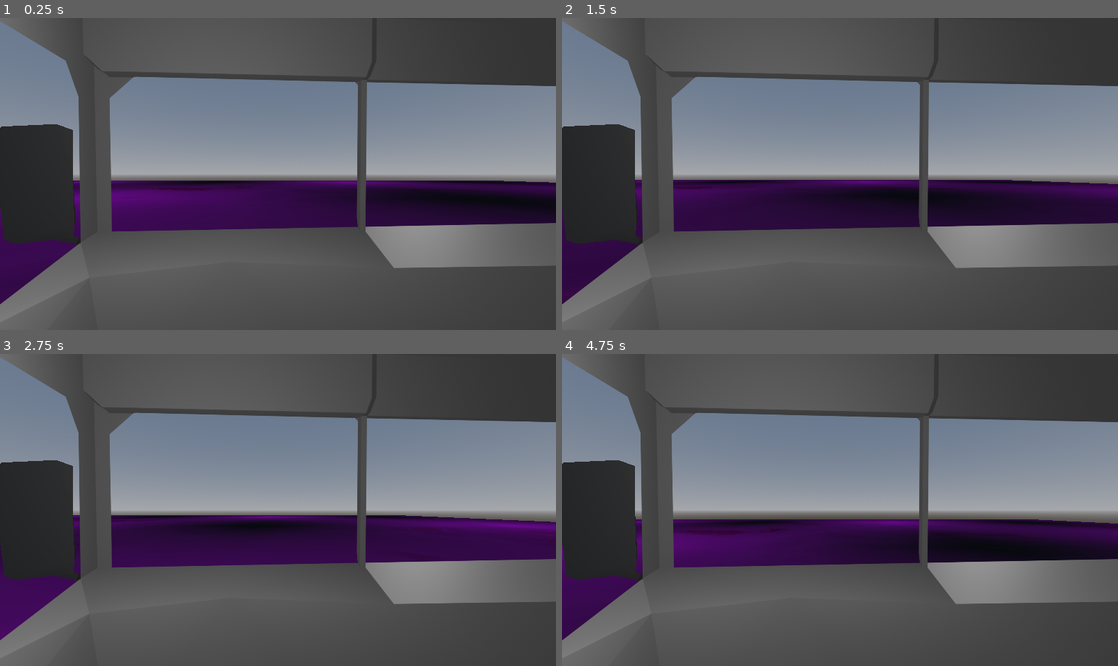
Above: before the commit, frames 1-4 (two rows, left to right).
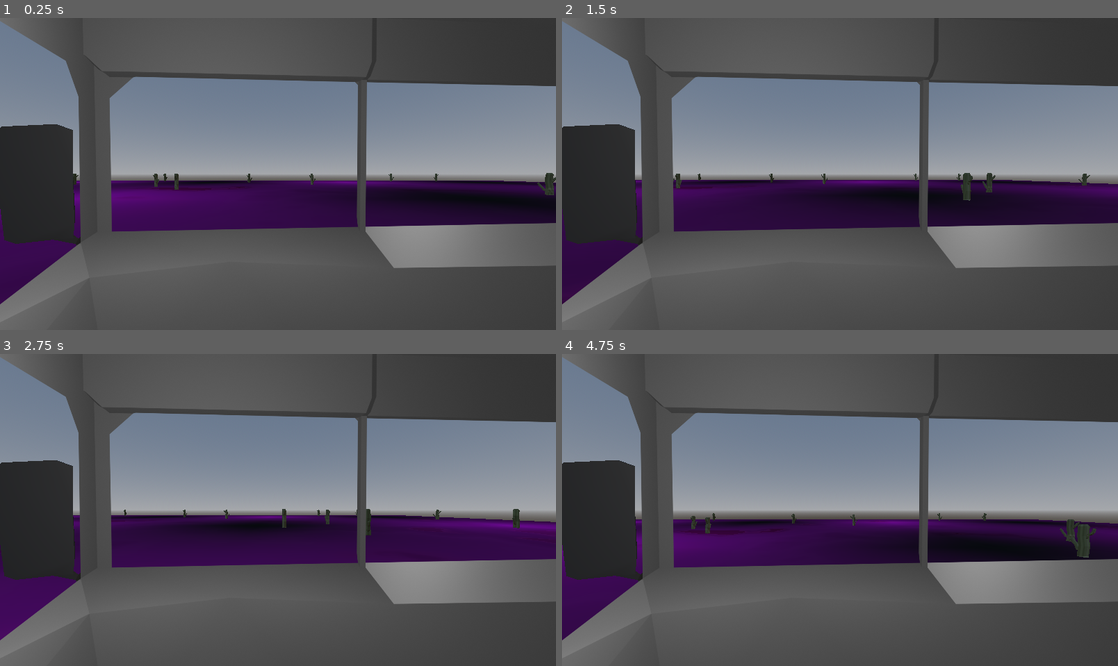
Above: after the commit, the same moments.

Repository: scarvey01/INSANITY-GAME
Game: Godot game, scene res://node_3d.tscn
Two runs of this game, one before a commit and one after it. Both use one fixed random seed, a clock stepped at 60 frames per second and the inputs below.
Inputs:
- Up to frame 1 (0.25 s): no input
- Up to frame 2 (1.5 s): tap Enter (ui_accept) at 0.5, 0.77 s; hold D (drive_right) 0.53-1.28 s; hold S (drive_backward) from 1.28 s (still down)
- Up to frame 3 (2.75 s): tap Enter (ui_accept) at 1.52 s; release S (drive_backward) at 2.03 s; hold D (drive_right) from 2.03 s (still down)
- Up to frame 4 (4.75 s): release D (drive_right) at 2.78 s; hold W (drive_forward) 2.78-3.53 s; tap Enter (ui_accept) at 3.02, 3.77, 4.52 s; hold A (drive_left) from 3.53 s (still down)

The runs differ from the first frame. In frame 1, 0.3% of the frame differs, in the area x 13-100%, y 49-57%; in frame 2, 0.3%; in frame 3, 0.3%; in frame 4, 0.5%, in the area x 23-97%, y 51-66%.

Commit message:
Added simple cactus generation
- Added random cactus generation
- Added a cactus texture

Diff:
--- /dev/null
+++ b/cactus.tscn
@@ -0,0 +1,13 @@
+[gd_scene load_steps=4 format=3 uid="uid://872jta5g1dtw"]
+
+[ext_resource type="PackedScene" uid="uid://boy6liitpbp7w" path="res://Cactus1.fbx" id="1_arctj"]
+[ext_resource type="Texture2D" uid="uid://dmwkfd6uhump3" path="res://cactus_texture.jpg" id="2_v3bmc"]
+
+[sub_resource type="StandardMaterial3D" id="StandardMaterial3D_arctj"]
+albedo_texture = ExtResource("2_v3bmc")
+
+[node name="Cactus1" instance=ExtResource("1_arctj")]
+
+[node name="Cylinder" parent="." index="0"]
+transform = Transform3D(20, 0, 0, 0, -8.74228e-07, 20, 0, -20, -8.74228e-07, 0, 0, 0)
+surface_material_override/0 = SubResource("StandardMaterial3D_arctj")
--- /dev/null
+++ b/map.gd
@@ -0,0 +1,16 @@
+extends StaticBody3D
+
+var cactusScene = preload("res://cactus.tscn")
+
+func spawnCacti() -> void:
+	for x in range(-45, 45, 5):
+		for y in range(-45, 45, 5):
+			if randi_range(1, 10) == 1:
+				var cactusInstance = cactusScene.instantiate()
+				cactusInstance.position = Vector3(x, 0, y)
+				cactusInstance.rotation_degrees = Vector3(0, randf_range(0, 360), 0)
+				add_child(cactusInstance)
+				# print("Cactus spawned at:", cactusInstance.position)
+
+func _ready() -> void:
+	spawnCacti()
--- a/node_3d.tscn
+++ b/node_3d.tscn
@@ -1,6 +1,7 @@
-[gd_scene load_steps=15 format=3 uid="uid://ckv8q5jyvif6r"]
+[gd_scene load_steps=16 format=3 uid="uid://ckv8q5jyvif6r"]
 
 [ext_resource type="Script" uid="uid://d22putd88mkgd" path="res://character_body_3d.gd" id="1_a202f"]
+[ext_resource type="Script" uid="uid://cgwuyl7nlyn17" path="res://map.gd" id="1_r3fl7"]
 [ext_resource type="PackedScene" uid="uid://dijw22lyuegl0" path="res://side_mirror.tscn" id="2_a0tk4"]
 [ext_resource type="Texture2D" uid="uid://bqn77wfwabr1x" path="res://bus-view.png" id="2_noarx"]
 
@@ -40,11 +41,13 @@
 [node name="MeshInstance3D" type="MeshInstance3D" parent="."]
 
 [node name="StaticBody3D" type="StaticBody3D" parent="."]
+script = ExtResource("1_r3fl7")
 
 [node name="MeshInstance3D" type="MeshInstance3D" parent="StaticBody3D"]
 mesh = SubResource("PlaneMesh_4xowi")
 
 [node name="CollisionShape3D" type="CollisionShape3D" parent="StaticBody3D"]
+transform = Transform3D(1, 0, 0, 0, 1, 0, 0, 0, 1, 0.0609679, 0, 0.0119629)
 shape = SubResource("WorldBoundaryShape3D_a202f")
 
 [node name="WorldEnvironment" type="WorldEnvironment" parent="."]
Binary file added: Cactus1.fbx
Not shown, added: Cactus1.fbx.import
Binary file added: cactus_texture.jpg
Not shown, added: cactus_texture.jpg.import
Not shown, added: map.gd.uid
